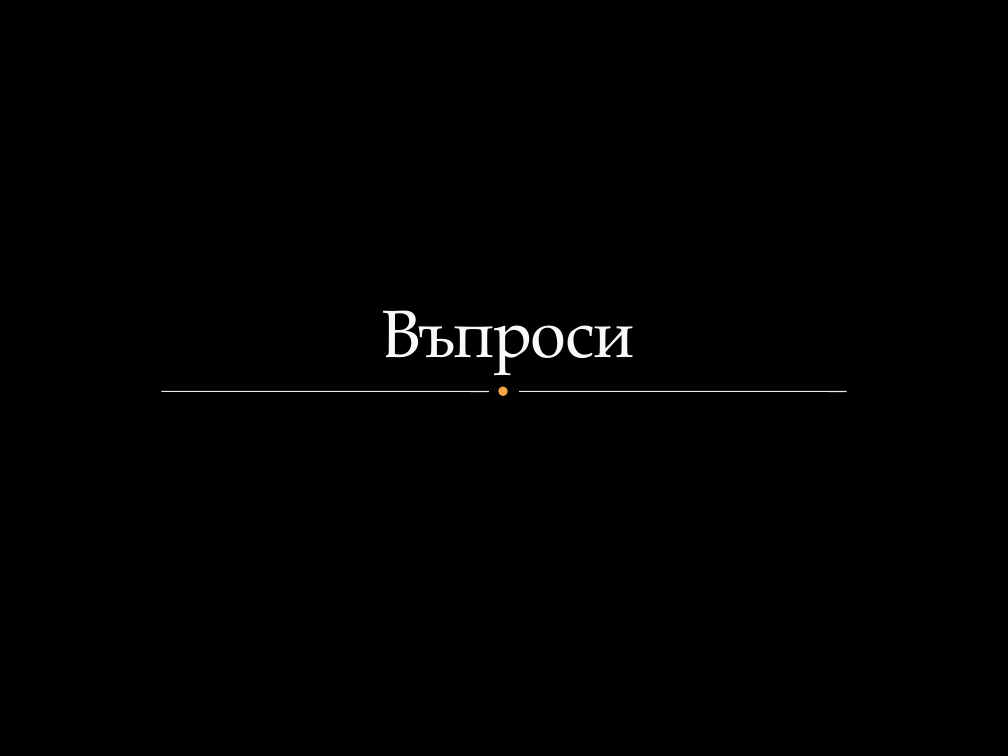
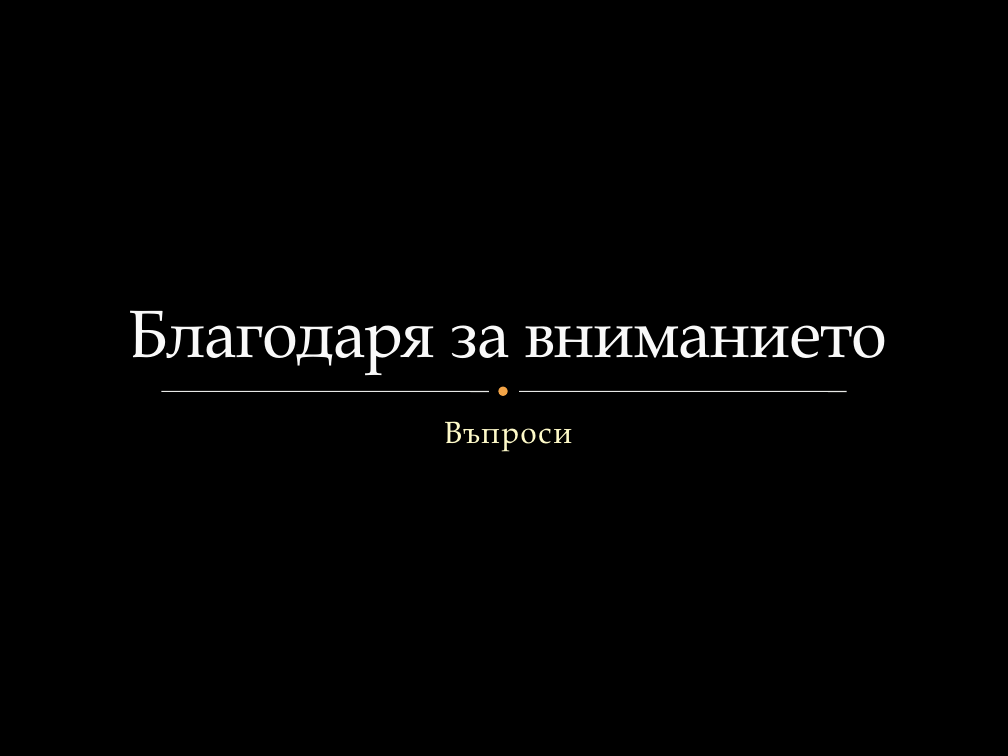
Before and after one commit to vjotov/versia, a slide deck: slide 17 of doc/Presentation.pptx (slide 15 before the commit). Drawn at 1008x756 pixels with LibreOffice and Linux fonts; fonts in the diff are those of the drawing; background and template pictures are left out. Boxes give left, top, right and bottom in pixels: in the first picture for what was removed or moved away, otherwise in the second. Text is boxed around its words. In the diff, an @@ line names an element or a change of style, - is before the commit and + after.

```diff
--- a/doc/Presentation.pptx
+++ b/doc/Presentation.pptx
@@ title at [129,310,887,374]: text changed @@
-Въпроси
+Благодаря за вниманието
@@ subtitle added at [444,421,572,451], 22 pt, text #FEFAC9 @@
+Въпроси
```
Also in this commit, not shown: 1 other slide changed, 4 slides added, 2 slides removed.
